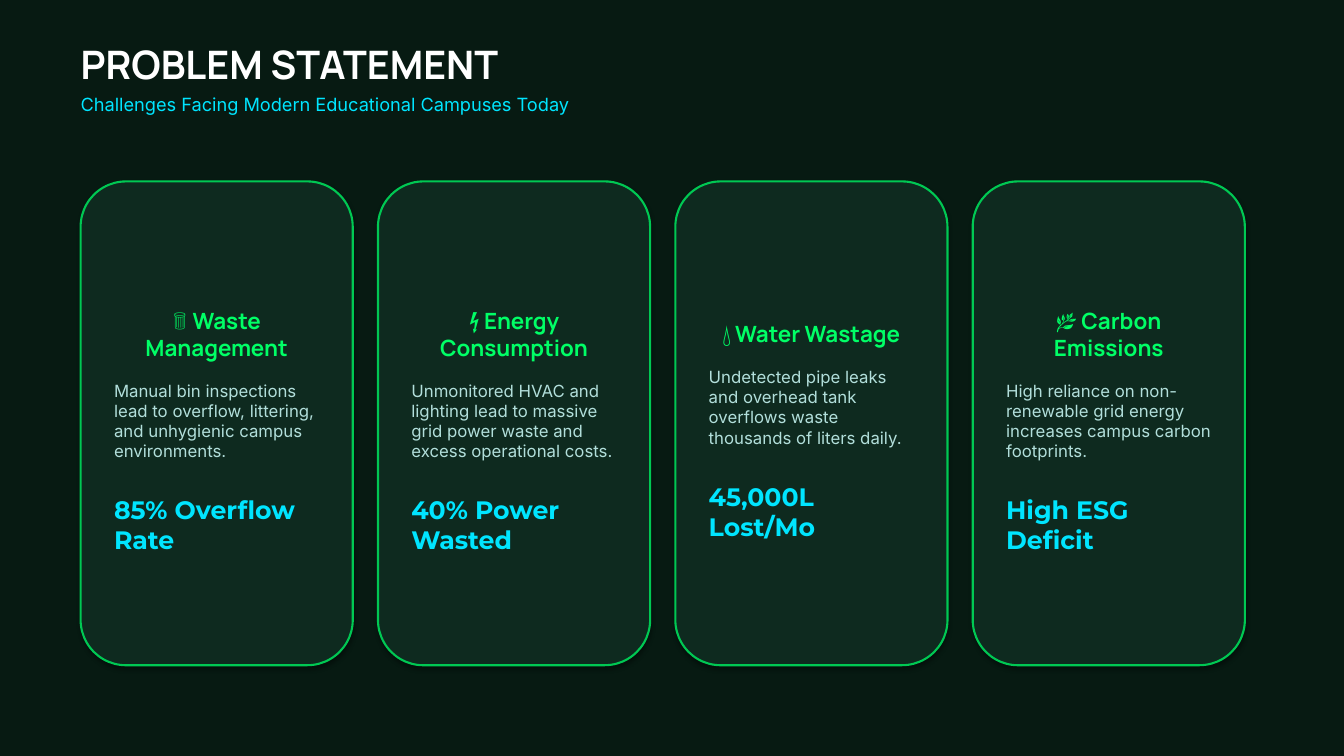
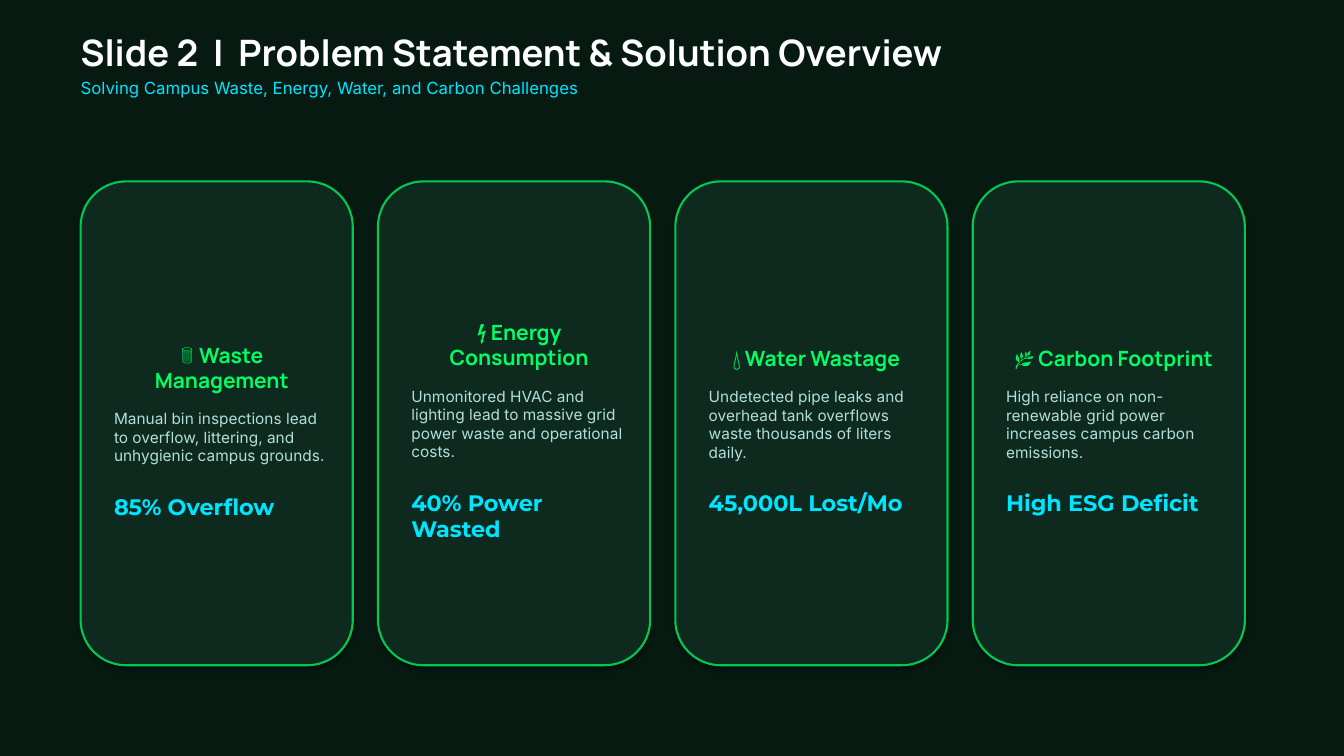
Before and after one commit to yashkumar5224/GreenVerse-AI-Smart-Campus-Sustainability-Maintenance-Platform, a slide deck: slide 2 of public/GreenVerse_AI_IoT_Smart_Campus_Presentation.pptx. Drawn at 1344x756 pixels with LibreOffice and Linux fonts; fonts in the diff are those of the drawing. Boxes give left, top, right and bottom in pixels: in the first picture for what was removed or moved away, otherwise in the second. Text is boxed around its words. In the diff, an @@ line names an element or a change of style, - is before the commit and + after.

Commit message:
feat: update 8-slide PowerPoint presentation matching reference slide designs

```diff
--- a/public/GreenVerse_AI_IoT_Smart_Campus_Presentation.pptx
+++ b/public/GreenVerse_AI_IoT_Smart_Campus_Presentation.pptx
@@ text at bbox=[81, 39, 942, 98]: text changed; size 13 to 12 pt @@
-PROBLEM STATEMENT
-Challenges Facing Modern Educational Campuses Today
+Slide 2 | Problem Statement & Solution Overview
+Solving Campus Waste, Energy, Water, and Carbon Challenges
@@ rounded rectangle "💧 Water Wastage" at bbox=[676, 181, 948, 665]: size 16 to 15 pt in "💧 Water Wastage"; size 12 to 11 pt in "Undetected pipe leaks and overhead tank overflows ..."; size 18 to 16 pt in "45,000L Lost/Mo"; less space between paragraphs @@
@@ text in rounded rectangle at bbox=[411, 325, 589, 537]: size 16 to 15 pt in "⚡ Energy Consumption"; size 18 to 16 pt in "40% Power Wasted"; less space between paragraphs @@
@@ text in rounded rectangle at bbox=[155, 348, 289, 394]: size 16 to 15 pt in "🗑️ Waste Management" @@
@@ text in rounded rectangle at bbox=[114, 412, 325, 516]: text changed; size 12 to 11 pt @@
-Manual bin inspections lead to overflow, littering, and unhygienic campus environments.
-85% Overflow Rate
+Manual bin inspections lead to overflow, littering, and unhygienic campus grounds.
+85% Overflow
@@ text in rounded rectangle at bbox=[411, 390, 623, 457]: text changed; size 12 to 11 pt @@
-Unmonitored HVAC and lighting lead to massive grid power waste and excess operational costs.
+Unmonitored HVAC and lighting lead to massive grid power waste and operational costs.
@@ text in rounded rectangle at bbox=[1006, 390, 1194, 458]: text changed; size 12 to 11 pt @@
-🌿 Carbon Emissions
-High reliance on non-renewable grid energy increases campus carbon footprints.
+🌿 Carbon Footprint
+High reliance on non-renewable grid power increases campus carbon emissions.
@@ text in rounded rectangle at bbox=[1006, 493, 1199, 516]: size 18 to 16 pt in "High ESG Deficit"; less space between paragraphs @@
```
Also in this commit, not shown: 5 other slides changed, 2 slides added, 6 slides removed.
